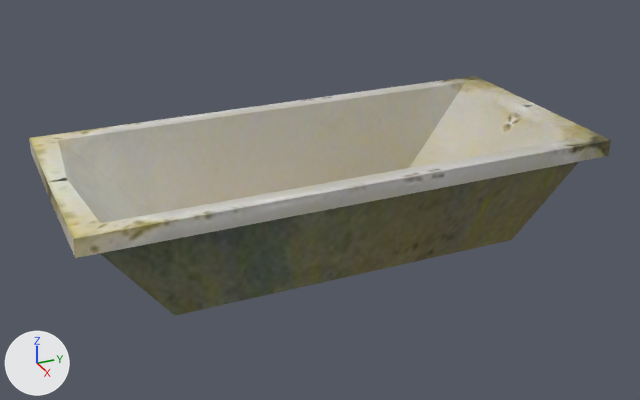
What one commit did to the FBX model Assets/Models/Static Props/Furnitures/Prefabs/Meshes/bath.fbx.
Camera for both pictures: a 50 mm camera at (2.25, -0.9, 1.85) aimed at (-0.86, 0.5, 0.29). The lights are fixed; the arrows at lower left show +X, +Y and +Z. The picture after the commit comes second. Where no turn or scale is listed for an object, it has been applied to the vertices.

The first picture shows 'Bath'.
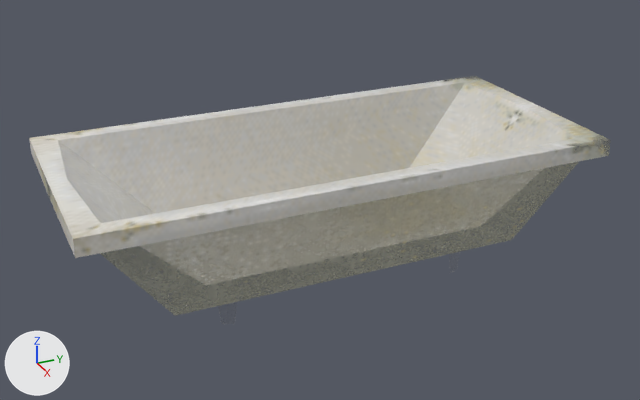
Location of each change, [x1, y1, x2, y2] in pixels of the pictures (640 x 400 px):
'Bath', reshaped
    before: [29, 76, 611, 316]
    after: [29, 79, 606, 318]
part 1 of me_bath_001, built on
    before: [48, 82, 577, 223]
    after: [48, 82, 577, 318]
part 2 of me_bath_001, recoloured
    before: [29, 76, 611, 316]
    after: [29, 79, 606, 294]

What the commit changed:
Picture 'Bathroom.png' (img_bathroom_png) is new.
Material 'Bathroom' (mat_bathroom) is new.
Uses the picture img_bathroom_png.
me_bath_001 is used by ob_bath; location (-0.863, 0.475, 0.0).
me_bath_001 had 38 vertices, 68 faces and spanned x -0.5..0.5, y -1.06..1.1, z 0.11..0.57.
me_bath_001 now has 52 vertices, 76 faces and spans x -0.5..0.5, y -1.06..1.1, z 0.0..0.57.
Part 1, on me_bath_001:
3 vertices are removed from x -0.02..0.02, y -1.0..1.04, z 0.57.
8 faces are deleted.
1 vertex moves from x 0.02, y 1.04, z 0.57 to x 0.0, y 1.04, z 0.57.
13 vertices are added at x -0.33..0.33, y -0.99..0.54, z 0.0..0.57.
14 new faces join them.
me_bath_001 part 2: 60 faces spanning x -0.5..0.5, y -1.06..1.1, z 0.11..0.57 switch from mat_furniture4 (picture img_furniture4_png) to mat_bathroom.
Other edits to the shape of me_bath_001 do not show in these pictures.
